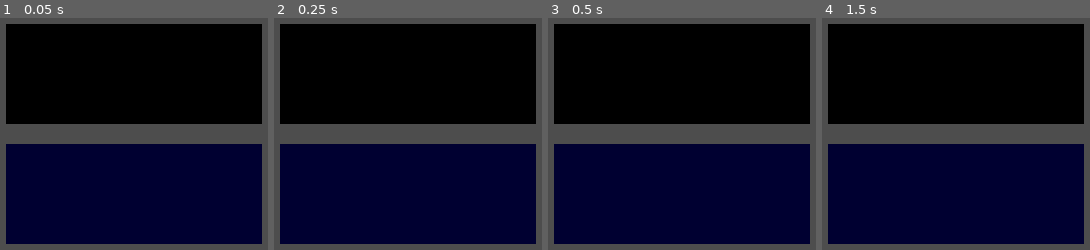
Above: before the commit, frames 1-4 (left to right).
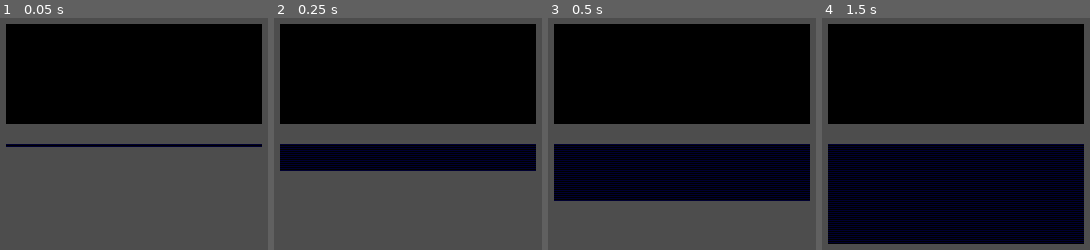
Above: after the commit, the same moments.

Repository: Nores33/Godot-Audio-FFT
Game: Godot game, scene res://Scenes/main.tscn
Two runs of this game, one before a commit and one after it. Both use one fixed random seed, a clock stepped at 60 frames per second and the inputs below.
Inputs:
- Up to frame 1 (0.05 s): no input
- Up to frame 2 (0.25 s): no input
- Up to frame 3 (0.5 s): no input
- Up to frame 4 (1.5 s): tap Enter at 1.25 s

The runs differ from the first frame. In frame 1, 40% of the frame differs, in the area x 2-98%, y 54-98%; in frame 2, 35%; in frame 3, 29%; in frame 4, 21%.

Commit message:
Added working waterfall shader
Credit: MartorSkull waterfall implementation

Diff:
--- a/Scenes/main.tscn
+++ b/Scenes/main.tscn
@@ -1,20 +1,16 @@
-[gd_scene load_steps=8 format=3 uid="uid://b0864m2ekmq3k"]
+[gd_scene load_steps=7 format=3 uid="uid://b0864m2ekmq3k"]
 
 [ext_resource type="Script" path="res://Scripts/Audio_FFT.gd" id="1_3jwv1"]
 [ext_resource type="Shader" path="res://Shaders/FFT.gdshader" id="1_i0ker"]
-[ext_resource type="Shader" path="res://Shaders/Waterfall.gdshader" id="2_a8hew"]
-[ext_resource type="Texture2D" uid="uid://cpuroefu81oc" path="res://Shaders/Waterfall_Color_Gradient.tres" id="3_hjti7"]
+[ext_resource type="PackedScene" uid="uid://cvvjq0r4bcekk" path="res://Scenes/waterfall_viewport.tscn" id="4_cj5no"]
 [ext_resource type="AudioStream" uid="uid://uwnuqfmnl60r" path="res://maldita.ogg" id="5_03u7e"]
 
 [sub_resource type="ShaderMaterial" id="ShaderMaterial_0nio0"]
 shader = ExtResource("1_i0ker")
 shader_parameter/values = PackedFloat32Array()
 
-[sub_resource type="ShaderMaterial" id="ShaderMaterial_ndnov"]
-shader = ExtResource("2_a8hew")
-shader_parameter/values = PackedFloat32Array()
-shader_parameter/time = 1.0
-shader_parameter/Color_Gradient = ExtResource("3_hjti7")
+[sub_resource type="ViewportTexture" id="ViewportTexture_ommqi"]
+viewport_path = NodePath("WaterfallViewport")
 
 [node name="Main" type="Control"]
 layout_mode = 3
@@ -40,8 +36,7 @@
 grow_horizontal = 2
 grow_vertical = 2
 
-[node name="Waterfall Display" type="ColorRect" parent="."]
-material = SubResource("ShaderMaterial_ndnov")
+[node name="Waterfall Display" type="TextureRect" parent="."]
 layout_mode = 1
 anchors_preset = 8
 anchor_left = 0.5
@@ -54,13 +49,16 @@
 offset_bottom = 110.0
 grow_horizontal = 2
 grow_vertical = 2
+texture = SubResource("ViewportTexture_ommqi")
+
+[node name="WaterfallViewport" parent="." instance=ExtResource("4_cj5no")]
 
 [node name="AudioStreamPlayer" type="AudioStreamPlayer" parent="."]
 stream = ExtResource("5_03u7e")
 autoplay = true
 
 [node name="WaterfallTimer" type="Timer" parent="."]
-wait_time = 0.1
+wait_time = 0.05
 
 [node name="FFTTimer" type="Timer" parent="."]
 wait_time = 0.05
--- /dev/null
+++ b/Scenes/waterfall_viewport.tscn
@@ -0,0 +1,47 @@
+[gd_scene load_steps=7 format=3 uid="uid://cvvjq0r4bcekk"]
+
+[ext_resource type="Shader" path="res://Shaders/Waterfall.gdshader" id="1_bnsth"]
+[ext_resource type="Texture2D" uid="uid://cpuroefu81oc" path="res://Shaders/Waterfall_Color_Gradient.tres" id="2_gmvvf"]
+
+[sub_resource type="ViewportTexture" id="ViewportTexture_myeo1"]
+viewport_path = NodePath(".")
+
+[sub_resource type="ShaderMaterial" id="ShaderMaterial_k2uj6"]
+resource_local_to_scene = true
+shader = ExtResource("1_bnsth")
+shader_parameter/speed = null
+shader_parameter/values = null
+shader_parameter/prev = SubResource("ViewportTexture_myeo1")
+
+[sub_resource type="ViewportTexture" id="ViewportTexture_5f3xx"]
+viewport_path = NodePath("Buffer")
+
+[sub_resource type="ShaderMaterial" id="ShaderMaterial_3g7jc"]
+resource_local_to_scene = true
+shader = ExtResource("1_bnsth")
+shader_parameter/speed = null
+shader_parameter/values = null
+shader_parameter/prev = SubResource("ViewportTexture_5f3xx")
+shader_parameter/Color_Gradient = ExtResource("2_gmvvf")
+
+[node name="WaterfallViewport" type="SubViewport"]
+size = Vector2i(256, 100)
+
+[node name="Buffer" type="SubViewport" parent="."]
+size = Vector2i(256, 100)
+
+[node name="ColorRect" type="ColorRect" parent="Buffer"]
+material = SubResource("ShaderMaterial_k2uj6")
+anchors_preset = 15
+anchor_right = 1.0
+anchor_bottom = 1.0
+grow_horizontal = 2
+grow_vertical = 2
+
+[node name="ColorRect" type="ColorRect" parent="."]
+material = SubResource("ShaderMaterial_3g7jc")
+anchors_preset = 15
+anchor_right = 1.0
+anchor_bottom = 1.0
+grow_horizontal = 2
+grow_vertical = 2
--- a/Scripts/Audio_FFT.gd
+++ b/Scripts/Audio_FFT.gd
@@ -14,7 +14,7 @@
 	$WaterfallTimer.start()
 	$FFTTimer.start()
 	spectrum = AudioServer.get_bus_effect_instance(0, 0)
-	$"Waterfall Display".get_material().set_shader_parameter("time",1.0)
+	#$"WaterfallViewport/ColorRect".get_material().set_shader_parameter("speed",1.0)
 	values.resize(VU_COUNT)
 	values.fill(0.0)
 
@@ -37,4 +37,4 @@
 	$"FFT Display".get_material().set_shader_parameter("values",values)
 
 func _on_waterfall_timer_timeout():
-	$"Waterfall Display".get_material().set_shader_parameter("values",values)
+	$"WaterfallViewport/ColorRect".get_material().set_shader_parameter("values",values)
--- a/Shaders/Waterfall.gdshader
+++ b/Shaders/Waterfall.gdshader
@@ -2,15 +2,18 @@
 
 #define SAMPLES 256
 
+uniform float speed;
 uniform float values[SAMPLES];
-uniform float time : hint_range(0, 1000); // Time variable to control animation
+
+uniform sampler2D prev;
 uniform sampler2D Color_Gradient : hint_default_black;
 
 void fragment() {
-    float value = values[int(UV.x * float(SAMPLES))];
-
-   	vec3 sampled_color = texture(Color_Gradient, vec2(value/100.0, 0.0)).rgb;
-
-    // Output final color with alpha 1.0
-    COLOR = vec4(sampled_color, 1.0);
+	// Place fragment code here.
+	if (UV.y < 1.0/float(textureSize(prev,0).y)) {
+		vec3 sampled_color = texture(Color_Gradient, vec2(values[int(UV.x * float(SAMPLES))]/100.0, 0.0)).rgb;
+		COLOR = vec4(sampled_color, 1.0);
+	} else {
+		COLOR = texture(prev, vec2(UV.x, UV.y - 1.0/float(textureSize(prev,0).y)));
+	}
 }
